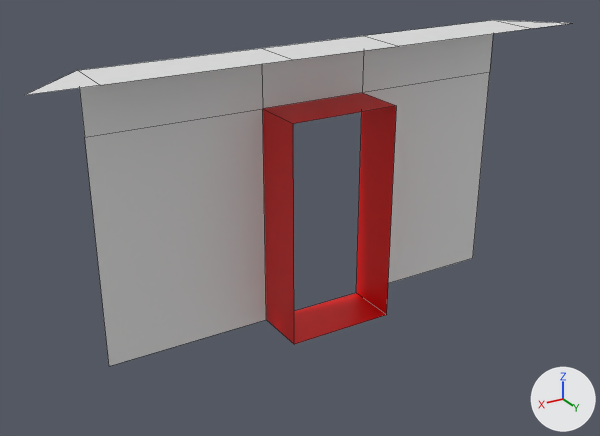
The Blender file Skepticism/Assets/Maze/Room/Room Walls.blend as it was, and as the next commit left it.
The view is the same before and after, from a 50 mm lens placed at (3.67, 5.89, 3.88), pointed at (0.26, 0.2, 1.04). Arrows for +X, +Y and +Z are at lower right; the lights stay in place. Mesh edges are drawn as thin lines. The same objects are shown in both versions, whatever each file hides.

The older version as bpy lines, for what is in view:
```python
me_wall_with_passage_way = bpy.data.meshes.new('Wall with Passage Way')
me_wall_with_passage_way.from_pydata(...)  # 22 vertices, 14 faces; spans x -2.5..2.5, y 0.0..2.5, z -0.5..0.0
# faces by material slot: [10, 4]
me_wall_with_passage_way.materials.append(mat_wall_face)  # white #e7e7e7
me_wall_with_passage_way.materials.append(mat_passageway)  # red #e70000
# before: 0 (-2.0, 0.0, 0.0) at pixel (472, 258), 1 (2.0, 0.0, 0.0) at pixel (109, 366), 2 (-2.0, 2.5, 0.0) at pixel (494, 20), 3 (2.0, 2.5, 0.0) at pixel (77, 70), 8 (-2.0, 2.0, 0.0) at pixel (489, 72)
# before: 9 (2.0, 2.0, 0.0) at pixel (84, 137), 12 (-0.5, 0.0, -0.5) at pixel (386, 314), 13 (0.5, 0.0, -0.5) at pixel (294, 344), 14 (-0.5, 2.0, -0.5) at pixel (396, 105), 15 (0.5, 2.0, -0.5) at pixel (293, 123)
# before: 16 (-2.0, 2.5, -0.5) at pixel (533, 28), 17 (2.0, 2.5, -0.5) at pixel (100, 85), 18 (0.5, 2.5, -0.5) at pixel (293, 59), 19 (-0.5, 2.5, -0.5) at pixel (399, 46), 20 (2.5, 2.5, -0.5) at pixel (24, 95)
# before: 21 (-2.5, 2.5, -0.5)
ob_wall_with_passage_way = bpy.data.objects.new('Wall with Passage Way', me_wall_with_passage_way)
ob_wall_with_passage_way.location = (0.0, 0.0, 0.0)
ob_wall_with_passage_way.rotation_euler = (1.571, 0.0, 0.0)  # degrees (90, 0, 0)
```
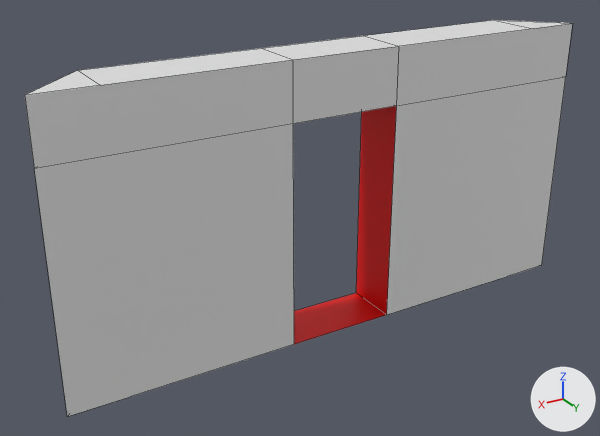
What changed in the scene script:
```text
Change me_wall_with_passage_way:
    where me_wall_with_passage_way.from_pydata(...)  # 22 vertices, 14 faces; spans x -2.5..2.5, y 0.0..2.5, z -0.5..0.0
    used by ob_wall_with_passage_way; location = (0.0, 0.0, 0.0); rotation_euler = (1.571, 0.0, 0.0), in degrees (90, 0, 0)
    verts and faces of me_wall_with_passage_way; kept vertices keep their numbers, new ones are numbered from 22
    me_wall_with_passage_way part 1
    add verts[22] = (2.5, 0.0, -0.5)  # pixel (67, 416)
    add verts[23] = (-2.5, 0.0, -0.5)  # pixel (541, 265)
    add verts[24] = (2.5, 2.0, -0.5)  # pixel (34, 168)
    add verts[25] = (-2.5, 2.0, -0.5)  # pixel (565, 76)
    add verts[26] = (-2.0, 0.0, -0.5)  # pixel (506, 276)
    add verts[27] = (2.0, 0.0, -0.5)  # pixel (130, 396)
    add faces += [(1, 22, 24, 9), (0, 8, 25, 23), (14, 19, 18, 15), (3, 9, 24, 20), (2, 21, 25, 8), (14, 25, 21, 16, 19)]  # mat_wall_face (white #e7e7e7)
    add faces += [(15, 18, 17, 20, 24), (13, 15, 24, 22, 27), (12, 26, 23, 25, 14)]  # mat_wall_face (white #e7e7e7)
```

Pixel boxes (x1, y1, x2, y2) of what changed, in the pictures (600 x 436 px):
'Wall with Passage Way', reshaped (15% taller)
    before: (26, 20, 570, 366)
    after: (25, 20, 573, 417)
part 1 of me_wall_with_passage_way, added
    after: (25, 23, 573, 417)
